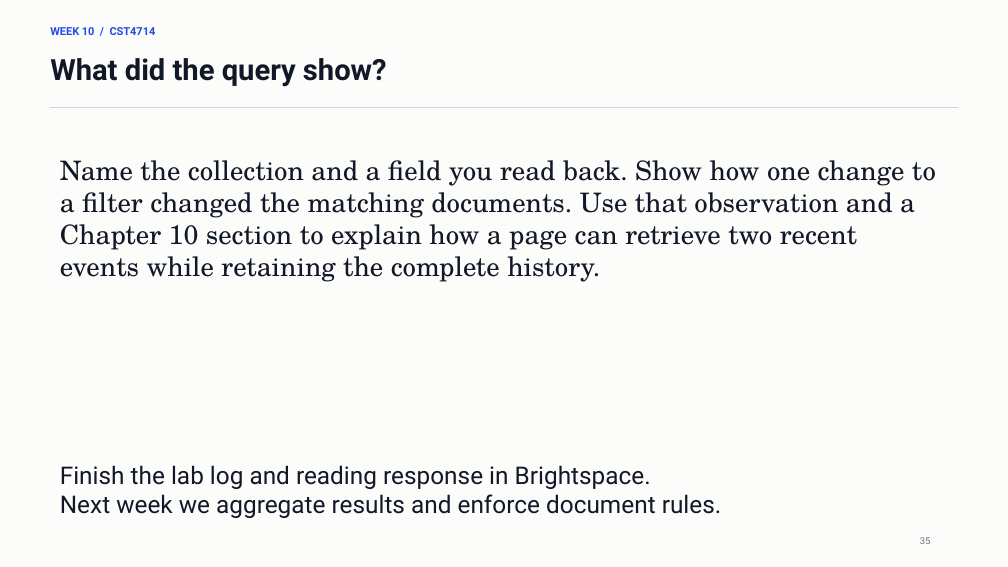
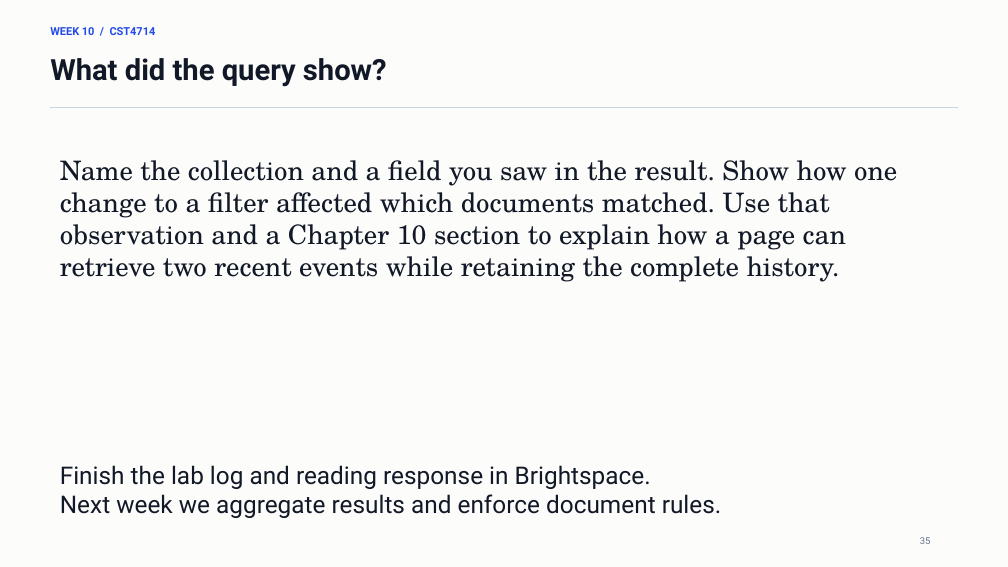
Before and after one commit to lolusername/CST4714_DB_admin, a slide deck: slide 35 of week_10/week_10_mql_document_modeling.pptx. Drawn at 1008x567 pixels with LibreOffice and Linux fonts; fonts in the diff are those of the drawing. Boxes give left, top, right and bottom in pixels: in the first picture for what was removed or moved away, otherwise in the second. Text is boxed around its words. In the diff, an @@ line names an element or a change of style, - is before the commit and + after.

```diff
--- a/week_10/week_10_mql_document_modeling.pptx
+++ b/week_10/week_10_mql_document_modeling.pptx
@@ text at [60, 160, 897, 282]: text changed @@
-Name the collection and a field you read back. Show how one change to a filter changed the matching documents. Use that observation and a Chapter 10 section to explain how a page can retrieve two recent events while retaining the complete history.
+Name the collection and a field you saw in the result. Show how one change to a filter affected which documents matched. Use that observation and a Chapter 10 section to explain how a page can retrieve two recent events while retaining the complete history.
```
Also in this commit, not shown: 3 other slides changed, 7 other files.
